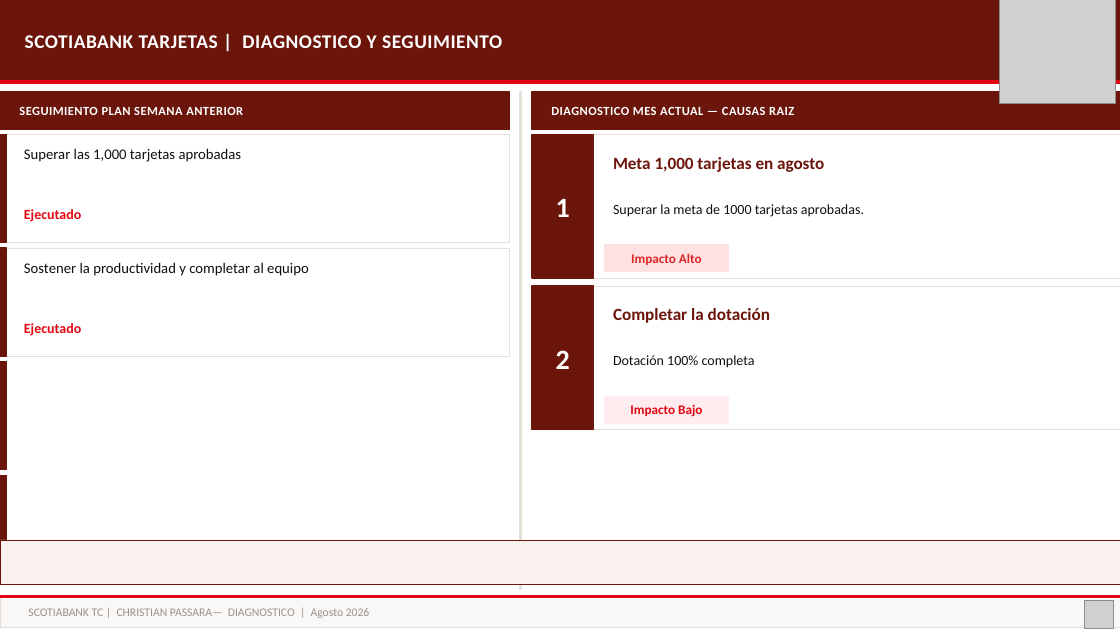
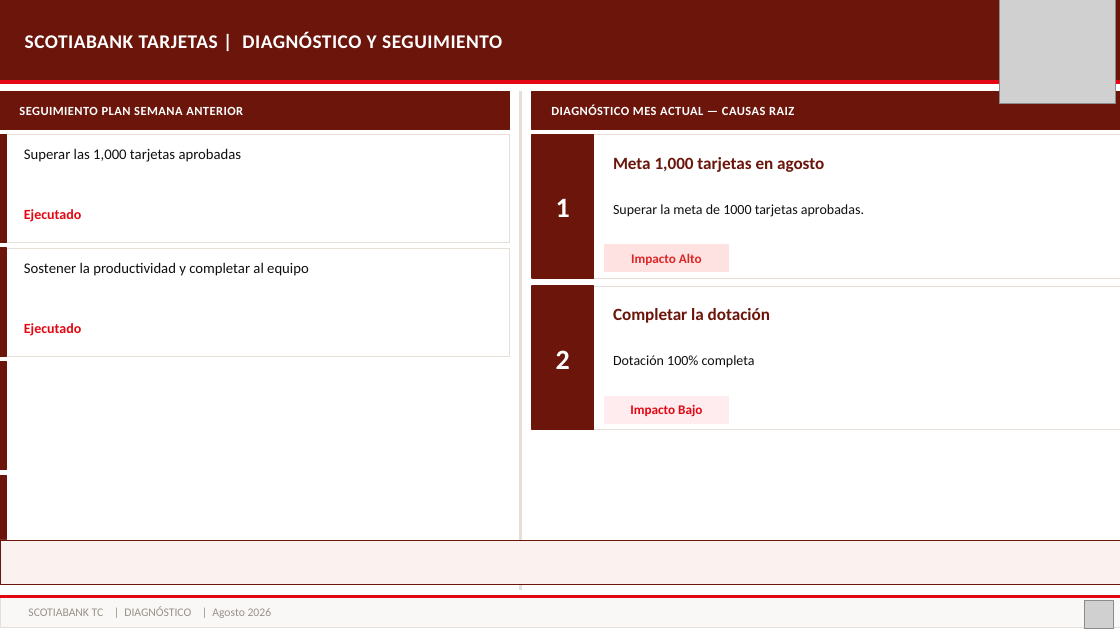
Before and after one commit to piere0405/streamlit_app, a slide deck: slide 24 of plantilla_campanias.pptx. Drawn at 1120x630 pixels with LibreOffice and Linux fonts; fonts in the diff are those of the drawing; grey boxes stand for pictures. Boxes give left, top, right and bottom in pixels: in the first picture for what was removed or moved away, otherwise in the second. Text is boxed around its words. In the diff, an @@ line names an element or a change of style, - is before the commit and + after.

```diff
--- a/plantilla_campanias.pptx
+++ b/plantilla_campanias.pptx
@@ text at <box>25,32,502,48</box>: text changed @@
-SCOTIABANK TARJETAS | DIAGNOSTICO Y SEGUIMIENTO
+SCOTIABANK TARJETAS | DIAGNÓSTICO Y SEGUIMIENTO
@@ text at <box>551,105,794,115</box>: text changed @@
-DIAGNOSTICO MES ACTUAL — CAUSAS RAIZ
+DIAGNÓSTICO MES ACTUAL — CAUSAS RAIZ
@@ text at <box>28,606,272,618</box>: text changed @@
-SCOTIABANK TC | CHRISTIAN PASSARA— DIAGNOSTICO | Agosto 2026
+SCOTIABANK TC | DIAGNÓSTICO | Agosto 2026
```
Also in this commit, not shown: 54 other slides changed, 1 other file.
